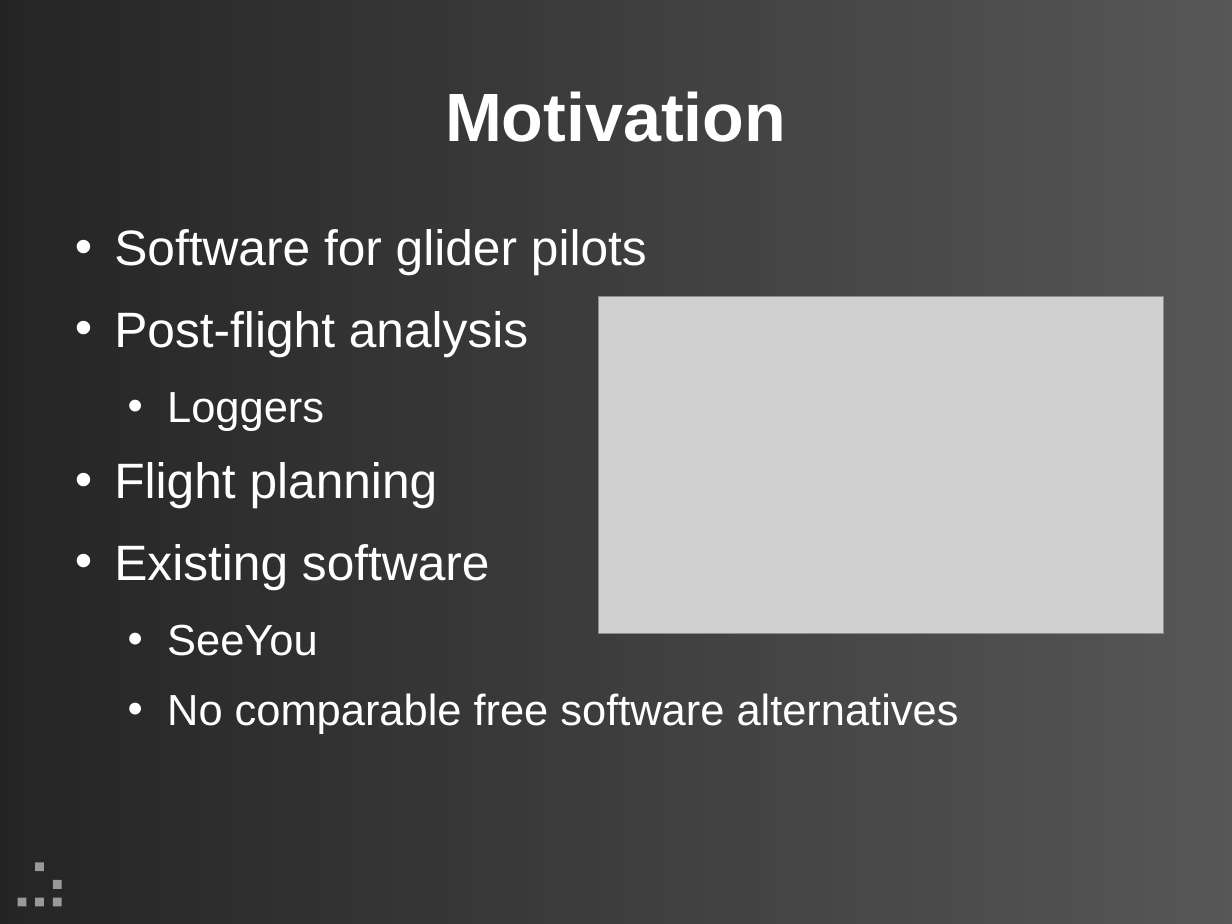
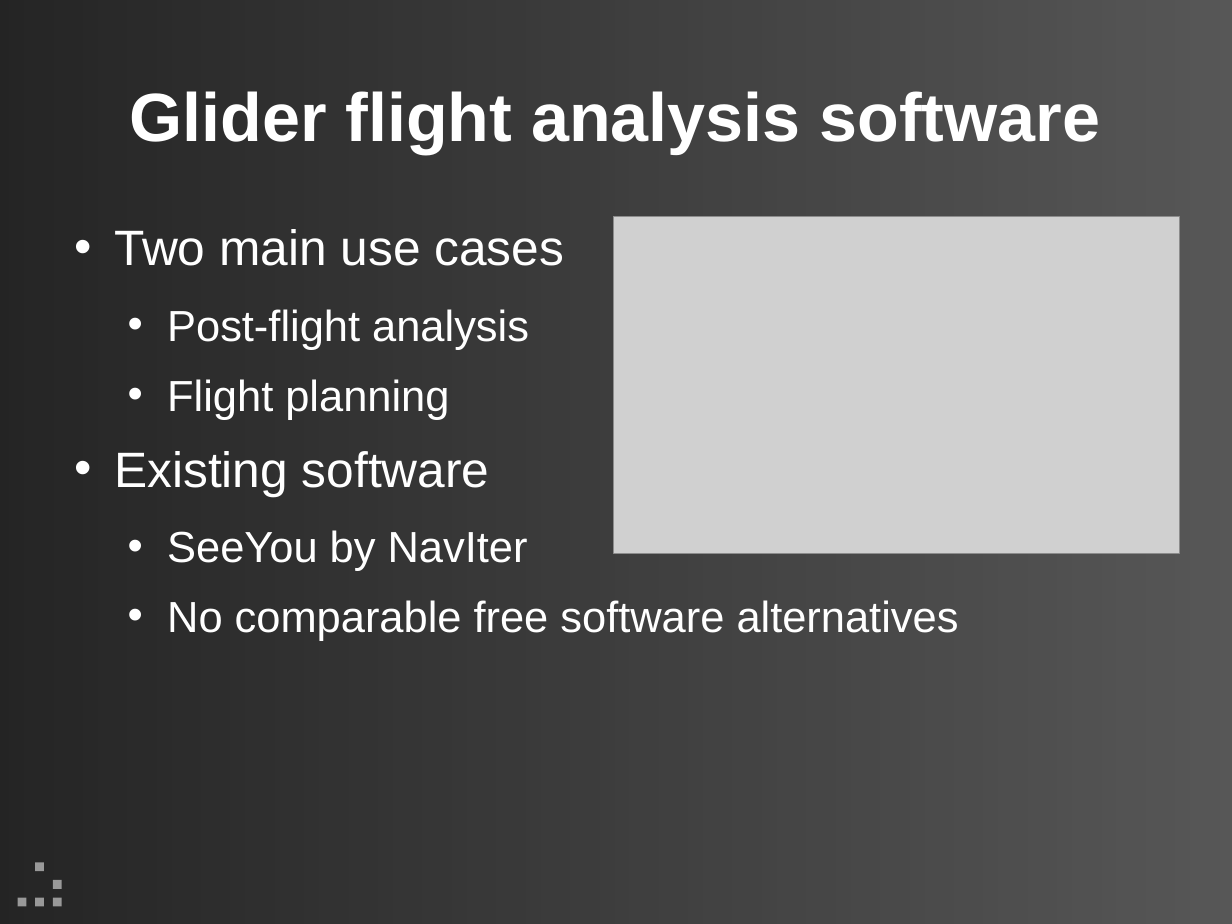
Before and after one commit to updraft/updraft, a slide deck: slide 2 of Docs/presentation.odp. Drawn at 1232x924 pixels with LibreOffice and Linux fonts; fonts in the diff are those of the drawing; grey boxes stand for pictures; background and template pictures are left out. Boxes give left, top, right and bottom in pixels: in the first picture for what was removed or moved away, otherwise in the second. Text is boxed around its words. In the diff, an @@ line names an element or a change of style, - is before the commit and + after.

```diff
--- a/Docs/presentation.odp
+++ b/Docs/presentation.odp
@@ title at [130, 91, 1100, 153]: text changed @@
-Motivation
+Glider flight analysis software
@@ text at [114, 229, 564, 266]: text changed @@
-• Software for glider pilots
+• Two main use cases
@@ picture: place and size @@
-picture at [598, 296, 1164, 634]
+picture at [614, 216, 1179, 553]
@@ text at [167, 309, 529, 420]: size 32 to 28 pt in "Post-flight analysis", "Flight planning"; list level 1 to 2 in "Post-flight analysis"; list level 1 to 2 in "Flight planning" @@
@@ text at [167, 392, 324, 431]: paragraph removed @@
-  • Loggers
@@ text at [167, 530, 528, 571]: text changed @@
-  • SeeYou
+  • SeeYou by NavIter
```
Also in this commit, not shown: 10 other slides changed, 6 slides added, 2 slides removed.
